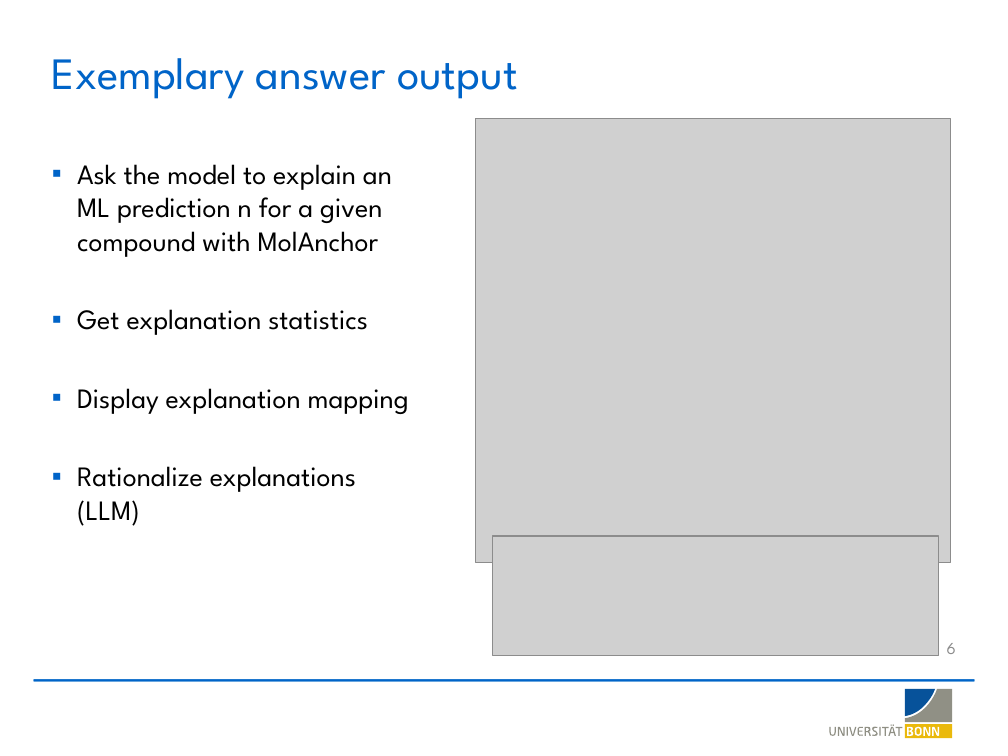
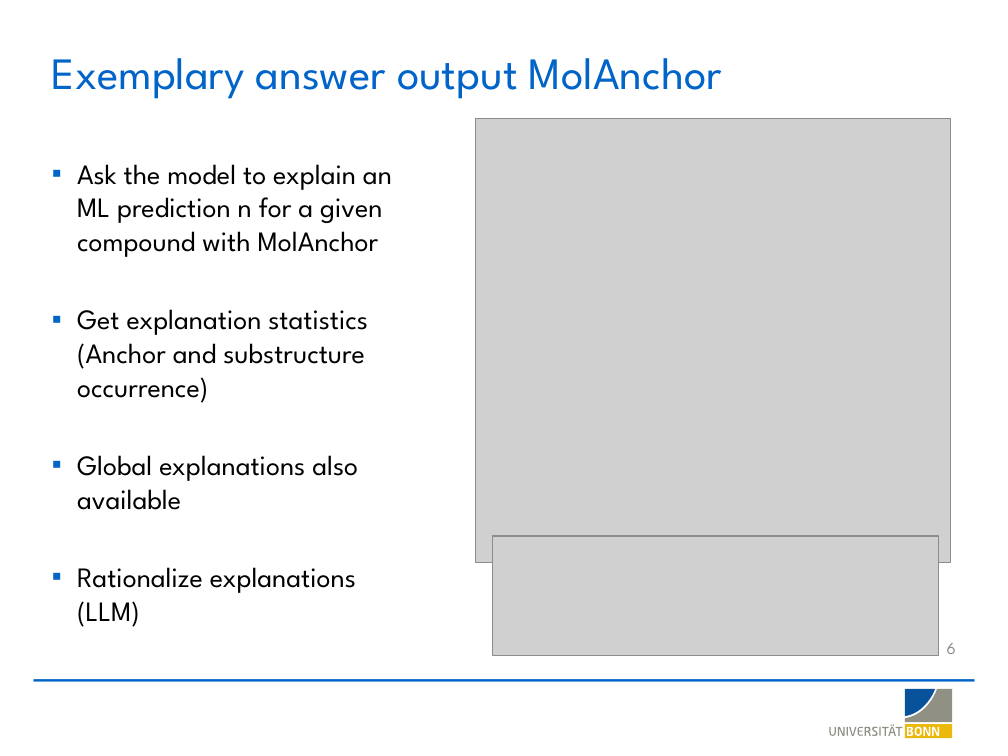
Before and after one commit to LSI-Uni-Bonn/ChemicHAL, a slide deck: slide 6 of slides/AI_Agent_Explainability.pptx. Drawn at 1008x756 pixels with LibreOffice and Linux fonts; fonts in the diff are those of the drawing; grey boxes stand for pictures; background and template pictures are left out. Boxes give left, top, right and bottom in pixels: in the first picture for what was removed or moved away, otherwise in the second. Text is boxed around its words. In the diff, an @@ line names an element or a change of style, - is before the commit and + after.

```diff
--- a/slides/AI_Agent_Explainability.pptx
+++ b/slides/AI_Agent_Explainability.pptx
@@ title at [52,58,722,99]: text changed @@
-Exemplary answer output
+Exemplary answer output MolAnchor
@@ text at [77,309,368,510]: text changed @@
-▪ Get explanation statistics
-▪ Display explanation mapping
+▪ Get explanation statistics (Anchor and substructure occurrence)
+▪ Global explanations also available
```
Also in this commit, not shown: 2 other slides changed, 1 slide added.
